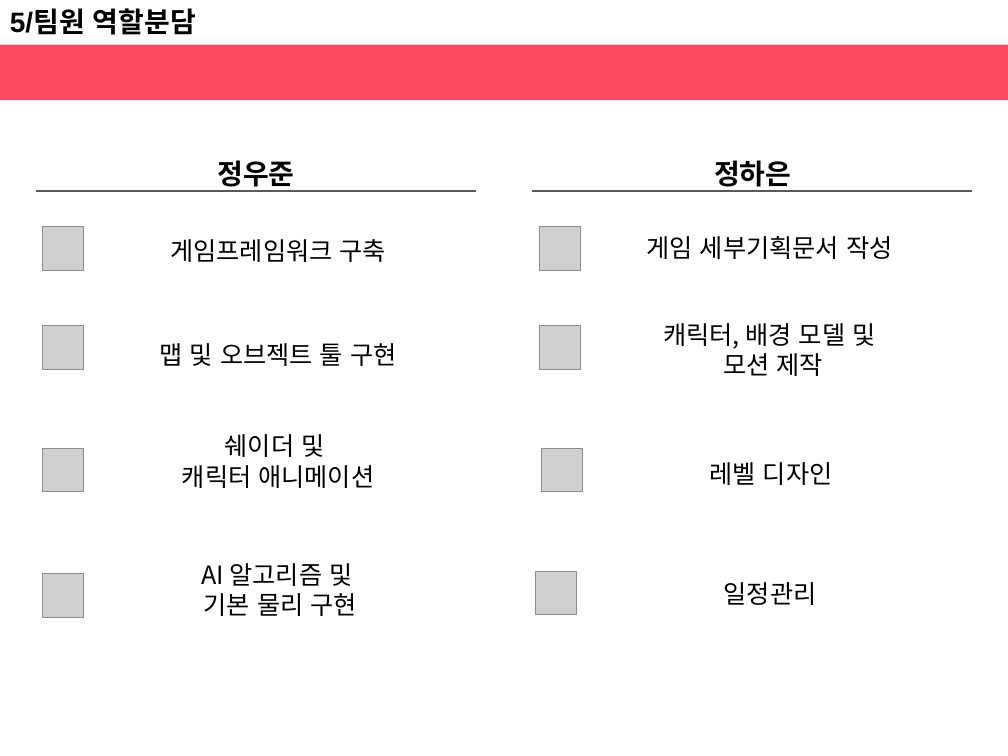
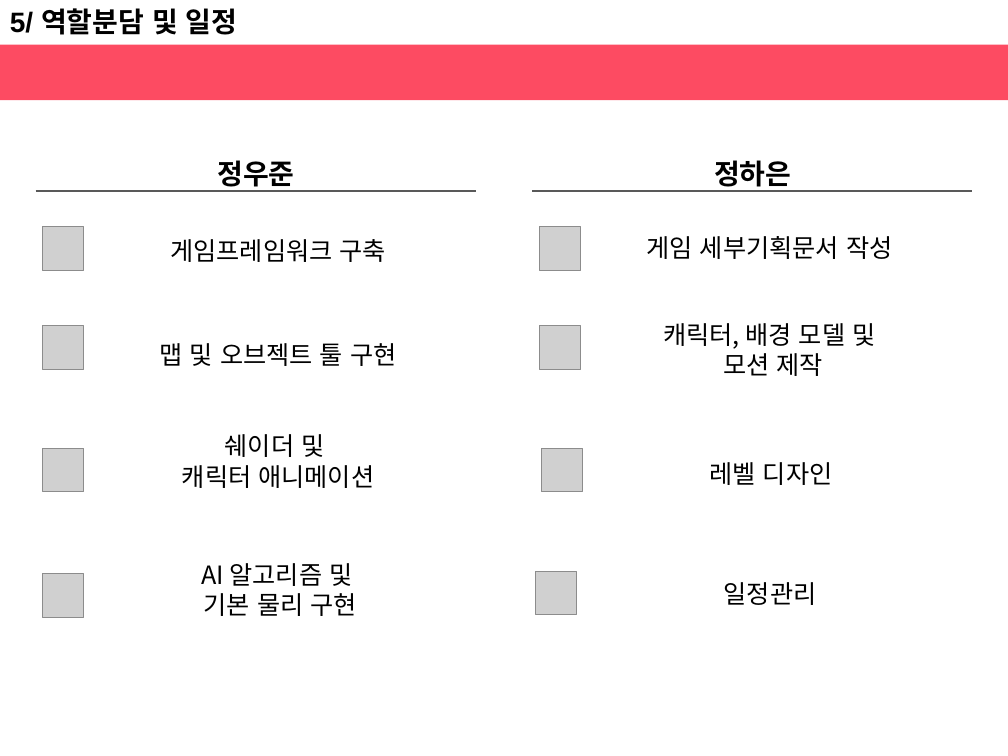
Before and after one commit to haeunjung/Team_Project, a slide deck: slide 13 of 기획문서/게임 제안서.pptx (slide 12 before the commit). Drawn at 1008x756 pixels with LibreOffice and Linux fonts; fonts in the diff are those of the drawing; grey boxes stand for pictures. Boxes give left, top, right and bottom in pixels: in the first picture for what was removed or moved away, otherwise in the second. Text is boxed around its words. In the diff, an @@ line names an element or a change of style, - is before the commit and + after.

```diff
--- a/기획문서/게임 제안서.pptx
+++ b/기획문서/게임 제안서.pptx
@@ text at bbox=[10, 8, 238, 35]: text changed @@
-5/팀원 역할분담
+5/ 역할분담 및 일정
```
Also in this commit, not shown: 11 other slides changed, 2 slides added, 2 slides removed.
